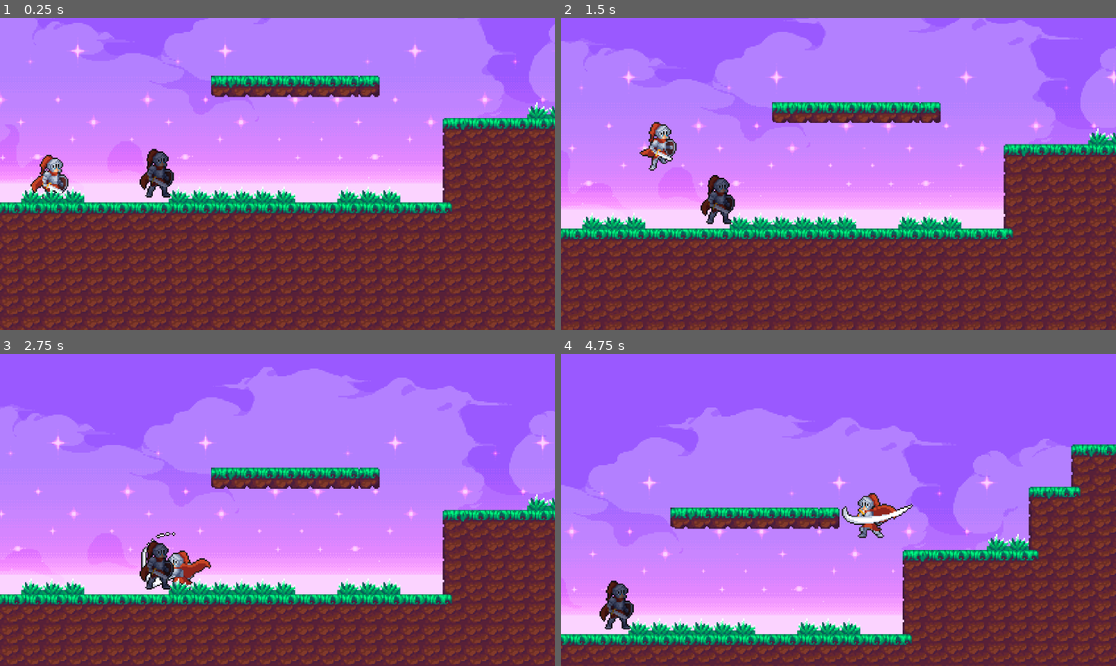
Above: before the commit, frames 1-4 (two rows, left to right).
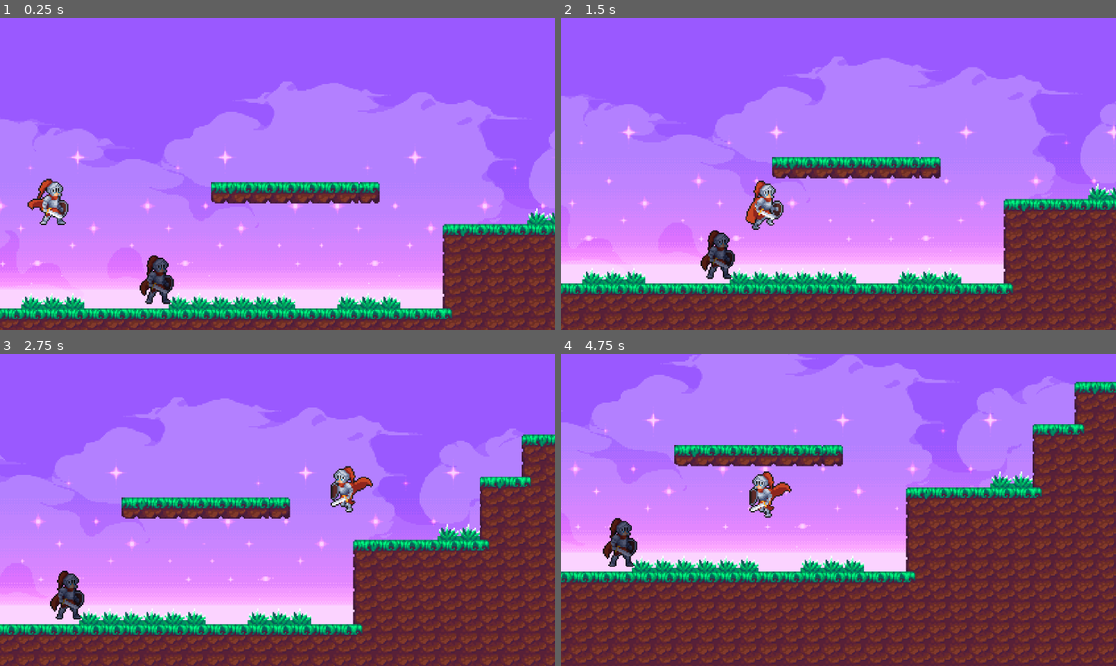
Above: after the commit, the same moments.

Repository: KingPandX/platforms-tutorial
Game: Godot game, scene res://sand_box.tscn
Same seed, same stepped clock (60 frames per second), same inputs: the game is played once before the commit and once after it.
Inputs:
- Up to frame 1 (0.25 s): no input
- Up to frame 2 (1.5 s): hold D (right) from 0.53 s (still down); tap J (attack) at 0.6 s; tap Space (jump) at 0.77, 0.8, 1.07, 1.35 s
- Up to frame 3 (2.75 s): tap Space (jump) at 1.52, 1.82, 2.3 s; tap J (attack) at 1.55, 2.1 s; release D (right) at 2.03 s; hold A (left) from 2.03 s (still down)
- Up to frame 4 (4.75 s): release A (left) at 2.78 s; hold D (right) 2.78-4.28 s; tap J (attack) at 2.85, 4.35 s; tap Space (jump) at 3.02, 3.32, 3.6, 3.77, 4.07, 4.52 s; hold A (left) from 4.28 s (still down)

The runs differ from the first frame. In frame 1, 83% of the frame differs, in the area x 0-100%, y 0-100%; in frame 2, 62%; in frame 3, 48%; in frame 4, 61%.

Commit message:
pre_save

Diff:
--- /dev/null
+++ b/FSM/FSM.gd
@@ -0,0 +1,32 @@
+extends Node
+class_name FSM
+
+@export var init_state : FSMState
+var current_state : FSMState
+@export var context : Array[Node]
+
+func _ready() -> void:
+	for chil in get_children():
+		if chil is FSMState:
+			chil.setup(context)
+
+	current_state = init_state
+	current_state.enter_state()
+
+func _physics_process(delta: float) -> void:
+	current_state.physics_update(delta)
+
+func _process(delta: float) -> void:
+	print(current_state.name)
+	current_state.process_update(delta)
+
+func change_state(route : String, data : Dictionary = {}):
+	var next_state = find_child(route)
+	if !next_state is FSMState:
+		push_error("El nodo en la ruta no es un estado valido")
+		return
+
+	if current_state:
+		current_state.exit_state()
+	current_state = next_state
+	current_state.enter_state(data)
--- /dev/null
+++ b/FSM/fmsState.gd
@@ -0,0 +1,16 @@
+@abstract
+extends Node
+class_name FSMState
+
+@abstract func enter_state(data : Dictionary = {})
+
+@abstract func process_update(delta : float)
+
+@abstract func physics_update(delta : float)
+
+@abstract func exit_state()
+
+func change_state(route : String, data : Dictionary = {}):
+	get_parent().change_state(route, data)
+
+@abstract func setup(context : Array[Node])
--- /dev/null
+++ b/FSM/player_state.gd
@@ -0,0 +1,21 @@
+extends FSMState
+class_name PlayerState
+
+var character : Player
+var visual : AnimatedSprite2D
+
+func enter_state(data : Dictionary = {}):
+	pass
+
+func process_update(delta : float):
+	pass
+
+func physics_update(delta : float):
+	pass
+
+func exit_state():
+	pass
+
+func setup(context : Array[Node]):
+	character = context[0]
+	visual = context[1]
--- /dev/null
+++ b/FSM/states/idle.gd
@@ -0,0 +1,22 @@
+extends PlayerState
+
+func enter_state(data : Dictionary = {}):
+	visual.play("Idle")
+
+func physics_update(delta : float):
+	var Xaxis = Input.get_axis("left","right")
+
+	if Xaxis != 0:
+		change_state("move")
+
+	if Input.is_action_just_pressed("jump"):
+		character.JumpBuffer = true
+		character.buffer_timer.start()
+
+	if character.can_jump and character.JumpBuffer:
+		change_state("jump")
+
+	if !character.is_on_floor():
+		change_state("air")
+
+	character.move_and_slide()
--- /dev/null
+++ b/air.gd
@@ -0,0 +1,10 @@
+extends PlayerState
+
+
+func physics_update(delta : float):
+	if !character.is_on_floor():
+		character.velocity.y += character.get_gravity().y * delta
+	else:
+		change_state("idle")
+
+	character.move_and_slide()
--- /dev/null
+++ b/jump.gd
@@ -0,0 +1,5 @@
+extends PlayerState
+
+func enter_state(data : Dictionary = {}):
+	character.velocity.y += character.JumpForce
+	change_state("air")
--- /dev/null
+++ b/move.gd
@@ -0,0 +1,25 @@
+extends PlayerState
+
+func physics_update(delta : float):
+	var Xaxis = Input.get_axis("left","right")
+
+	var target_speed = Xaxis * character.MaxSpeed
+	if Xaxis != 0:
+		visual.flip_h = Xaxis < 0
+		character.velocity.x = move_toward(character.velocity.x, target_speed, character.Acc)
+	else:
+		character.velocity.x = move_toward(character.velocity.x, target_speed, character.Dcc)
+
+	if Input.is_action_just_pressed("jump"):
+		character.JumpBuffer = true
+		character.buffer_timer.start()
+
+	if character.can_jump and character.JumpBuffer:
+		change_state("jump")
+
+	character.move_and_slide()
+
+	if character.velocity.x == 0:
+		change_state("idle")
+	else:
+		visual.play("Run")
--- a/player.gd
+++ b/player.gd
@@ -1,4 +1,5 @@
 extends CharacterBody2D
+class_name Player
 
 @export var MaxSpeed : float = 300
 @export var JumpForce : float = -400
@@ -32,93 +33,15 @@
 func _ready() -> void:
 	visual.animation_finished.connect(_animation_end)
 
-func _physics_process(delta: float) -> void:
-	if !is_attack and combo_timer > 0:
-		combo_timer -= delta
-		if combo_timer <= 0:
-			combo_count = 0
-
-	var Xaxis = Input.get_axis("left","right")
-	if is_attack: Xaxis = 0
-
-	if !is_on_floor():
-		if coyote_timer.is_stopped():
-			coyote_timer.start()
-
-		velocity.y += get_gravity().y * delta
-
-		if !is_attack:
-			if velocity.y < 0:
-				visual.play("Up")
-			else:
-				visual.play("Fall")
-	else:
-		can_jump = true
-		if !is_attack:
-			if velocity.x != 0:
-				visual.play("Run")
-			else:
-				visual.play("Idle")
-
-	if Input.is_action_just_pressed("jump"):
-		JumpBuffer = true
-		buffer_timer.start()
-
-	if Input.is_action_just_pressed("attack"):
-		attack_buffer = true
-		attack_buffer_timer.start()
-
-	if JumpBuffer and can_jump:
-			velocity.y = JumpForce
-			can_jump = false
-			JumpBuffer = false
-
-	if attack_buffer and !is_attack:
-		_performance_attack()
-
-	if Input.is_action_just_released("jump"):
-		if velocity.y < 0:
-			velocity.y /= 2
-
-	var target_speed = Xaxis * MaxSpeed
-	if Xaxis != 0:
-		visual.flip_h = Xaxis < 0
-		velocity.x = move_toward(velocity.x, target_speed, Acc)
-	else:
-		velocity.x = move_toward(velocity.x, target_speed, Dcc)
-
-	move_and_slide()
-
-	if velocity.y < 0:
-		_corner_correction()
-
-func _performance_attack():
-	combo_count += 1
-
-	if combo_count > 0:
-		if combo_count > 3:
-			combo_count = 1
-		is_attack = true
-		combo_timer = combo_timeout
-
-		var animation_name : String = "atk" + str(combo_count)
-		visual.play(animation_name)
-		if combo_count == 1:
-			atk_1.disabled = false
-			await visual.animation_finished
-			atk_1.disabled = true
-		elif combo_count == 2:
-			atk_2.disabled = false
-			await visual.animation_finished
-			atk_2.disabled = true
-		elif combo_count == 3:
-			atk_3.disabled = false
-			await visual.animation_finished
-			atk_3.disabled = true
-
 func _animation_end():
 	if is_attack:
 		is_attack = false
+
+func _physics_process(delta: float) -> void:
+	if !is_on_floor():
+		coyote_timer.start()
+	else:
+		can_jump = true
 
 func _corner_correction():
 	ray_der.force_raycast_update()
--- a/player.tscn
+++ b/player.tscn
@@ -8,6 +8,11 @@
 [ext_resource type="Texture2D" uid="uid://bvk6ie62cgltw" path="res://Knight 2D Pixel Art/Sprites/with_outline/ATTACK 2.png" id="6_b26j0"]
 [ext_resource type="Texture2D" uid="uid://v2p1x3q4w1gp" path="res://Knight 2D Pixel Art/Sprites/with_outline/ATTACK 3.png" id="7_n7ghd"]
 [ext_resource type="Texture2D" uid="uid://ohidn6qd5vv5" path="res://Knight 2D Pixel Art/Sprites/with_outline/DEFEND.png" id="8_nvl01"]
+[ext_resource type="Script" uid="uid://4nrdd6ksqt2e" path="res://FSM/FSM.gd" id="9_b26j0"]
+[ext_resource type="Script" uid="uid://bwqrodnjjueh5" path="res://FSM/states/idle.gd" id="10_n7ghd"]
+[ext_resource type="Script" uid="uid://c7ss2hcgil6mf" path="res://air.gd" id="11_ivps1"]
+[ext_resource type="Script" uid="uid://c7o1ngllyk6ai" path="res://move.gd" id="11_nvl01"]
+[ext_resource type="Script" uid="uid://d1r2bmgcaod6u" path="res://jump.gd" id="12_urp6f"]
 
 [sub_resource type="AtlasTexture" id="AtlasTexture_msjyt"]
 atlas = ExtResource("1_i3pqv")
@@ -346,9 +351,6 @@
 
 [node name="Player" type="CharacterBody2D" unique_id=936115147]
 script = ExtResource("1_hqtel")
-Acc = 30.0
-Dcc = 20.0
-"correction_ämount" = 1.5
 
 [node name="Visual" type="AnimatedSprite2D" parent="." unique_id=1440548232]
 sprite_frames = SubResource("SpriteFrames_exxxw")
@@ -403,6 +405,24 @@
 disabled = true
 debug_color = Color(0.7411765, 0.02745098, 0.38039216, 0.41960785)
 
+[node name="FSM" type="Node" parent="." unique_id=1803727075 node_paths=PackedStringArray("init_state", "context")]
+script = ExtResource("9_b26j0")
+init_state = NodePath("idle")
+context = [NodePath(".."), NodePath("../Visual")]
+metadata/_custom_type_script = "uid://4nrdd6ksqt2e"
+
+[node name="idle" type="Node" parent="FSM" unique_id=575136390]
+script = ExtResource("10_n7ghd")
+
+[node name="move" type="Node" parent="FSM" unique_id=2124886957]
+script = ExtResource("11_nvl01")
+
+[node name="jump" type="Node" parent="FSM" unique_id=828041677]
+script = ExtResource("12_urp6f")
+
+[node name="air" type="Node" parent="FSM" unique_id=1710856900]
+script = ExtResource("11_ivps1")
+
 [connection signal="timeout" from="CoyoteTimer" to="." method="_on_coyote_timer_timeout"]
 [connection signal="timeout" from="BufferTimer" to="." method="_on_buffer_timer_timeout"]
 [connection signal="timeout" from="AttackBufferTimer" to="." method="_on_attack_buffer_timeout"]
--- a/sand_box.tscn
+++ b/sand_box.tscn
@@ -82,7 +82,7 @@
 tile_set = SubResource("TileSet_wi6fe")
 
 [node name="Camera2D" type="Camera2D" parent="." unique_id=1921324386]
-position = Vector2(40, 200)
+position = Vector2(40, 112)
 ignore_rotation = false
 zoom = Vector2(2.735, 2.735)
 limit_left = 0
@@ -94,11 +94,7 @@
 editor_draw_drag_margin = true
 
 [node name="Player" parent="." unique_id=936115147 instance=ExtResource("1_8cmea")]
-position = Vector2(40, 200)
-MaxSpeed = 301.87
-JumpForce = -402.71
-Acc = 31.5
-Dcc = 18.53
+position = Vector2(40, 112)
 
 [node name="RemoteTransform2D" type="RemoteTransform2D" parent="Player" unique_id=1432320315]
 remote_path = NodePath("../../Camera2D")
Not shown, added: FSM/FSM.gd.uid
Not shown, added: FSM/fmsState.gd.uid
Not shown, added: FSM/player_state.gd.uid
Not shown, added: FSM/states/idle.gd.uid
Not shown, added: air.gd.uid
Not shown, added: jump.gd.uid
Not shown, added: move.gd.uid
